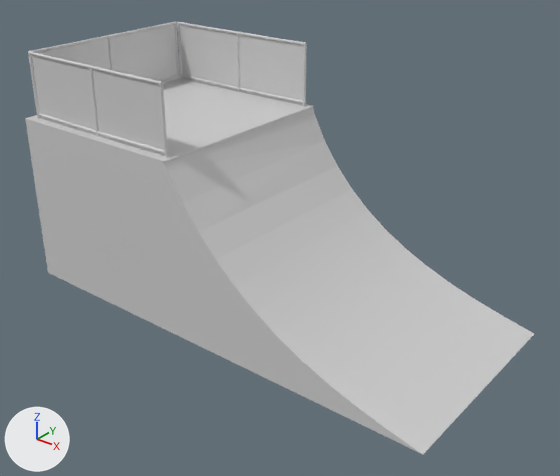
The COLLADA model rampedUp/art.scnassets/quarter.dae as it was, and as the next commit left it.
Both versions are drawn from a camera (50 mm lens) standing at (1.85, -2.28, 1.73) and looking at (0.07, -0.05, 0.35). Every picture has the same lights, and +X, +Y and +Z are marked at lower left. Where no turn or scale is listed for an object, it has been applied to the vertices.

The older version as bpy lines, for what is in view:
```python
me_fance_wire_225198087 = bpy.data.meshes.new('fance_wire_225198087')
me_fance_wire_225198087.from_pydata(...)  # 591 vertices, 1032 faces; spans x -0.963..-0.166, y -0.427..0.434, z 0.74..1.029
me_fance_wire_225198087.materials.append(mat_wire_225198087)  # light grey #d1d1d1
me_object03_01___default = bpy.data.meshes.new('Object03_01___Default')
me_object03_01___default.from_pydata(...)  # 48 vertices, 81 faces; spans x -0.99..0.99, y -0.46..0.46, z 0.0..0.75
me_object03_01___default.materials.append(mat_1___default)  # light grey #d1d1d1
ob_fance_wire_225198087 = bpy.data.objects.new('fance_wire_225198087', me_fance_wire_225198087)
ob_fance_wire_225198087.location = (0.0, 0.0, 0.0)
ob_object03_01___default = bpy.data.objects.new('Object03_01___Default', me_object03_01___default)
ob_object03_01___default.location = (0.0, 0.0, 0.0)
```
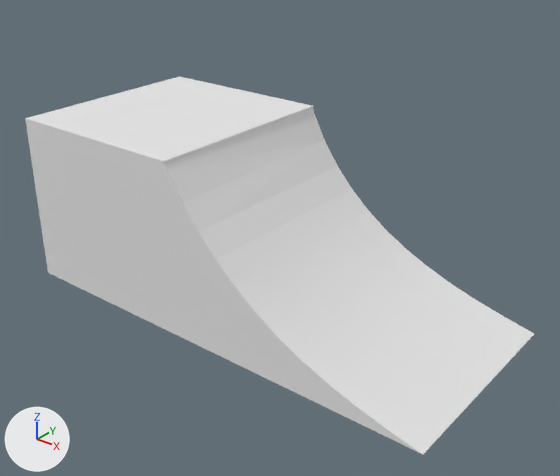
Boxes (x1, y1, x2, y2) around the edits, measured in the pictures (560 x 476 px; the box of a moved part takes in the faces that stretch with it):
'fance_wire_225198087', deleted: before (28, 21, 307, 158)
part 1 of me_object03_01___default, moved or reshaped: (162, 105, 312, 162) in both
part 2 of me_object03_01___default, recoloured (grey to white): (25, 79, 534, 454) in both

What changed in the scene script:
```text
Add mat_quarter:
    mat_quarter = principled_material('quarter')
    mat_quarter.base_color = (0.8, 0.8, 0.8)  # white #e7e7e7
    mat_quarter.roughness = 0.9
Change me_object03_01___default:
    where me_object03_01___default.from_pydata(...)  # 48 vertices, 81 faces; spans x -0.99..0.99, y -0.46..0.46, z 0.0..0.75
    used by ob_object03_01___default; location = (0.0, 0.0, 0.0)
    me_object03_01___default part 1
    7 faces are deleted
    7 new faces join them
    me_object03_01___default part 2: 76 faces spanning x -0.99..0.99, y -0.46..0.46, z 0.0..0.75 switch from mat_1___default (light grey #d1d1d1) to mat_quarter (white #e7e7e7)
Remove ob_fance_wire_225198087:
    ob_fance_wire_225198087 = bpy.data.objects.new('fance_wire_225198087', me_fance_wire_225198087)
    ob_fance_wire_225198087.location = (0.0, 0.0, 0.0)
```
